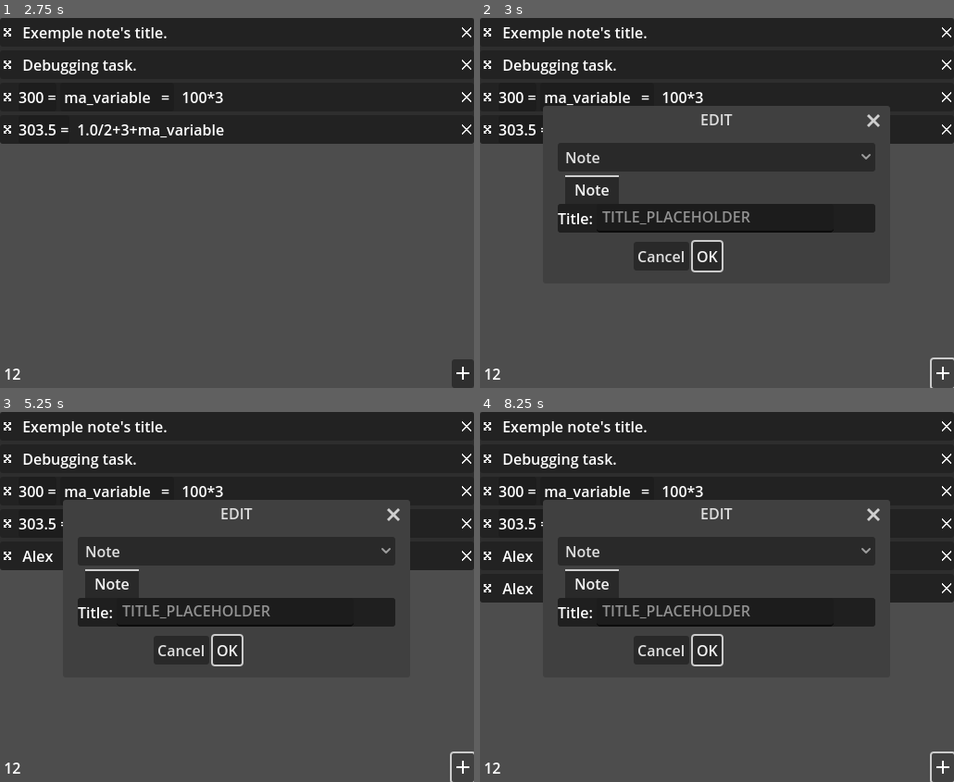
Above: before the commit, frames 1-4 (two rows, left to right).
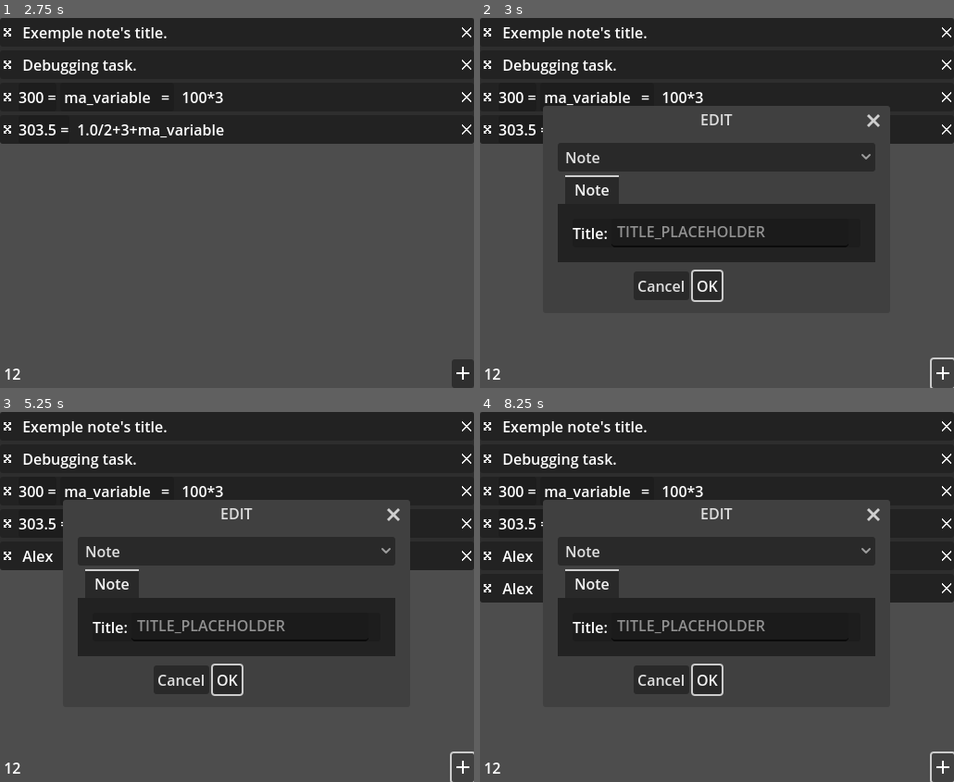
Above: after the commit, the same moments.

Repository: xorblo-doitus/Bloc-notes-plus-plus
Game: Godot game, scene res://src/app/main.tscn
The game is run twice, just before and just after one commit, with the same random seed, the same clock (stepped at 60 frames per second) and the same inputs. The engine's default icon, where the game draws it, is replaced by a stand-in: a white triangle on a blue panel in a dark square.
Inputs (mouse positions are in pixels of both pictures, inside the frame that each line leads up to):
- Up to frame 1 (2.75 s): click (222, 373) at 0.52 s; type "12" at 0.6 s; click (9, 32) at 1.27 s; click (9, 32) at 2.02 s
- Up to frame 2 (3 s): click (944, 373) at 2.75 s
- Up to frame 3 (5.25 s): click "OK" at 3.5 s; click (237, 556) at 4.27 s; type "Alex" at 4.35 s; click (464, 767) at 5 s
- Up to frame 4 (8.25 s): click "OK" at 5.75 s; click (717, 589) at 6.52 s; type "Alex" at 6.6 s; click (489, 426) at 7.27 s; click (944, 767) at 8 s

Frame 1 is identical in both runs. In frame 2, 6.4% of the frame differs, in the area x 16-84%, y 50-77%; in frame 3, 6.4%; in frame 4, 6.4%.

Commit message:
Add margin to BuilderGUI

Diff:
--- a/src/gui/themes/default.tres
+++ b/src/gui/themes/default.tres
@@ -1,4 +1,11 @@
-[gd_resource type="Theme" format=3 uid="uid://cpb3qocd5avyd"]
+[gd_resource type="Theme" load_steps=2 format=3 uid="uid://cpb3qocd5avyd"]
+
+[sub_resource type="StyleBoxFlat" id="StyleBoxFlat_jem7v"]
+content_margin_left = 16.0
+content_margin_top = 16.0
+content_margin_right = 16.0
+content_margin_bottom = 16.0
+bg_color = Color(0.133333, 0.133333, 0.133333, 1)
 
 [resource]
 Button/constants/icon_max_width = 16
@@ -7,3 +14,4 @@
 ButtonMargin/constants/margin_left = 4
 ButtonMargin/constants/margin_right = 4
 ButtonMargin/constants/margin_top = 4
+TabContainer/styles/panel = SubResource("StyleBoxFlat_jem7v")
